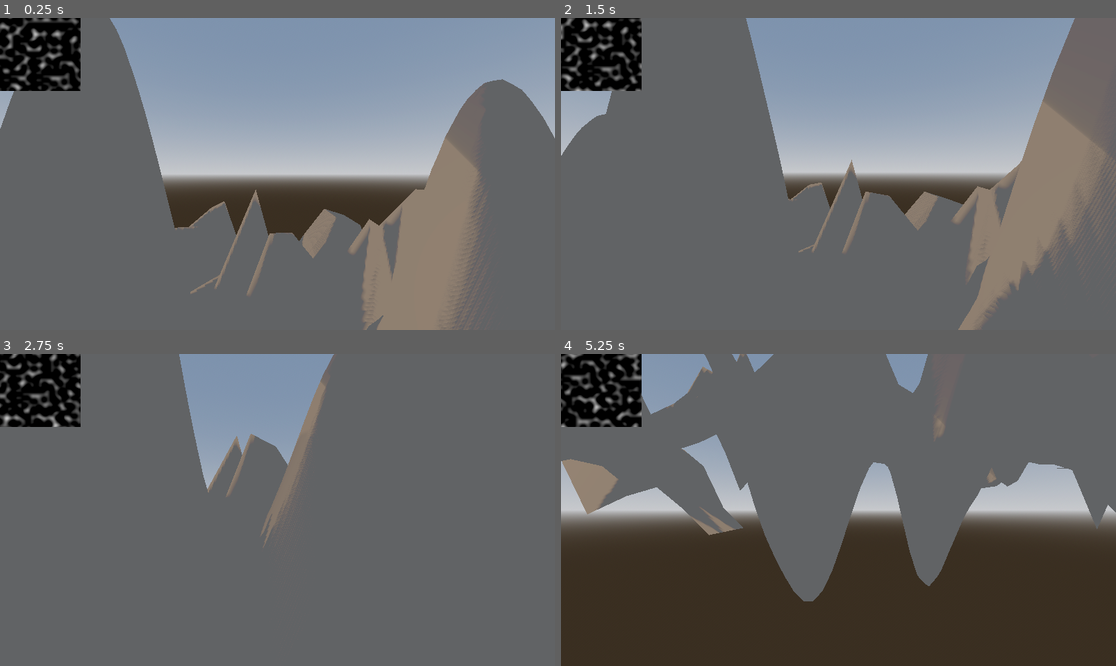
Above: before the commit, frames 1-4 (two rows, left to right).
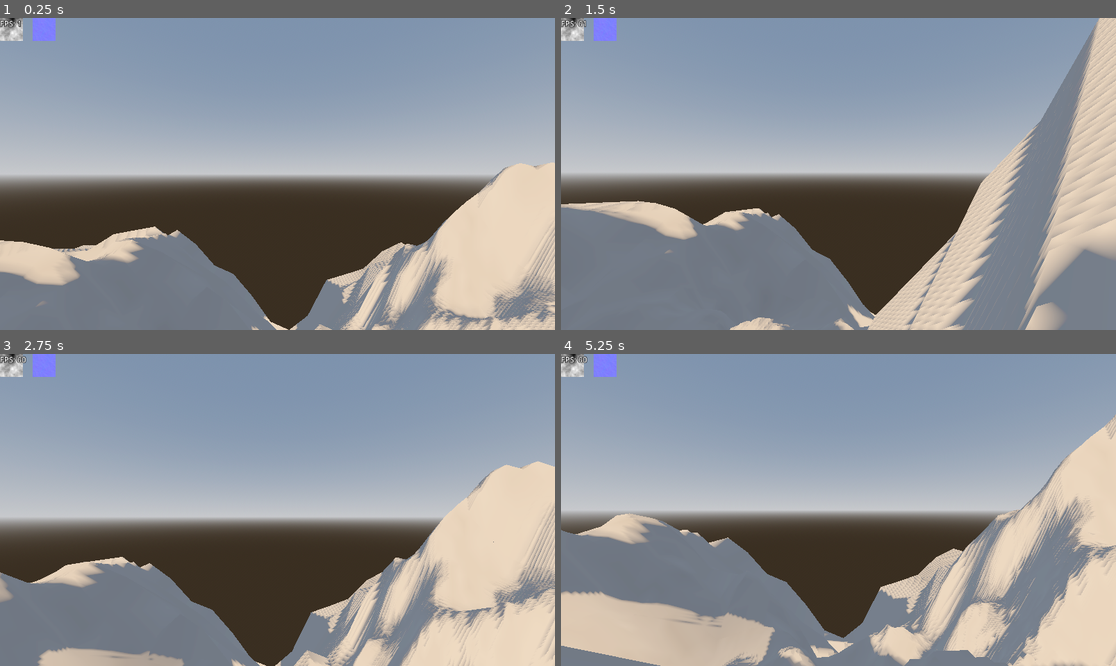
Above: after the commit, the same moments.

Repository: vilmt/Clipmap3D
Game: Godot game, scene res://levels/level.tscn
Two runs of this game, one before a commit and one after it. Both use one fixed random seed, a clock stepped at 60 frames per second and the inputs below.
Inputs (mouse positions are in pixels of both pictures, inside the frame that each line leads up to):
- Up to frame 1 (0.25 s): no input
- Up to frame 2 (1.5 s): tap Enter (ui_accept) at 0.5 s; move the mouse to (866, 174) at 0.52 s; hold W (up) from 0.53 s (still down); tap Space (jump) at 0.77 s; move the mouse to (810, 174) at 1.27 s
- Up to frame 3 (2.75 s): keep holding W (up); tap Space (jump) at 1.52 s; move the mouse to (288, 503) at 2.02 s
- Up to frame 4 (5.25 s): keep holding W (up); move the mouse to (832, 516) at 2.77 s; tap Space (jump) at 3.02, 3.77, 4.52 s; move the mouse to (877, 513) at 3.52 s; move the mouse to (794, 506) at 4.27 s; move the mouse to (844, 510) at 5.02 s

The runs differ from the first frame. In frame 1, 60% of the frame differs, in the area x 0-100%, y 0-100%; in frame 2, 71%; in frame 3, 92%; in frame 4, 86%.
Error before the commit: Invalid assignment of property or key 'noise' with value of type 'FastNoiseLite' on a base object of type 'Nil'. (res://scenes/terrain_processor/terrain_proces…

Commit message:
test stuff

Diff:
--- a/levels/level.tscn
+++ b/levels/level.tscn
@@ -2,7 +2,6 @@
 
 [ext_resource type="PackedScene" uid="uid://bd48x5jqyuju7" path="res://scenes/terrain.tscn" id="1_80vhd"]
 [ext_resource type="PackedScene" uid="uid://drr32a4jrntnf" path="res://scenes/player/player.tscn" id="2_hjsbj"]
-[ext_resource type="Material" uid="uid://cvfsibsoiya42" path="res://materials/slop.tres" id="3_cwqvt"]
 
 [sub_resource type="ProceduralSkyMaterial" id="ProceduralSkyMaterial_hjsbj"]
 sky_horizon_color = Color(0.66224277, 0.6717428, 0.6867428, 1)
@@ -19,10 +18,15 @@
 
 [sub_resource type="CameraAttributesPractical" id="CameraAttributesPractical_safpt"]
 
-[sub_resource type="FastNoiseLite" id="FastNoiseLite_hjsbj"]
-frequency = 0.0034
-fractal_lacunarity = 1.36
-fractal_gain = 0.6
+[sub_resource type="FastNoiseLite" id="FastNoiseLite_cwqvt"]
+noise_type = 3
+frequency = 0.001
+offset = Vector3(-31.91, 0, 0)
+fractal_lacunarity = 2.46
+domain_warp_type = 1
+domain_warp_amplitude = 26.885
+domain_warp_frequency = 0.045
+domain_warp_fractal_octaves = 1
 
 [sub_resource type="BoxMesh" id="BoxMesh_80vhd"]
 
@@ -48,18 +52,17 @@
 directional_shadow_blend_splits = true
 directional_shadow_max_distance = 500.0
 
-[node name="Terrain" parent="." unique_id=689841449 node_paths=PackedStringArray("player_character", "physics_bodies") instance=ExtResource("1_80vhd")]
-amplitude = 200.0
+[node name="Terrain" parent="." unique_id=689841449 node_paths=PackedStringArray("player_character") instance=ExtResource("1_80vhd")]
+noise = SubResource("FastNoiseLite_cwqvt")
+amplitude = 300.0
 max_lod = 5
-noise_model = SubResource("FastNoiseLite_hjsbj")
 player_character = NodePath("../Player")
-physics_bodies = [NodePath("../Ball")]
 
 [node name="MeshInstance3D" type="MeshInstance3D" parent="." unique_id=774567937]
 mesh = SubResource("BoxMesh_80vhd")
 
 [node name="Player" parent="." unique_id=917553470 instance=ExtResource("2_hjsbj")]
-transform = Transform3D(1, 0, 0, 0, 1, 0, 0, 0, 1, 5.1300507, 104.2209, -10.057459)
+transform = Transform3D(1, 0, 0, 0, 1, 0, 0, 0, 1, -3.9889727, 268.95096, 45.138725)
 
 [node name="Ball" type="RigidBody3D" parent="." unique_id=1835045290]
 transform = Transform3D(1, 0, 0, 0, 1, 0, 0, 0, 1, 61.45203, 102.935074, -13.445412)
@@ -69,8 +72,3 @@
 
 [node name="CollisionShape3D" type="CollisionShape3D" parent="Ball" unique_id=861289933]
 shape = SubResource("SphereShape3D_cwqvt")
-
-[node name="ColorRect" type="ColorRect" parent="." unique_id=826389111]
-material = ExtResource("3_cwqvt")
-offset_right = 167.0
-offset_bottom = 152.0
--- a/materials/slop.gdshader
+++ b/materials/slop.gdshader
@@ -1,7 +1,14 @@
 shader_type canvas_item;
-#include "noise_3d.gdshaderinc"
+#include "fast_noise_lite.gdshaderinc"
+
+uniform float f = 1.0;
 
 void fragment() {
-	float noise = perlin(0, vec3(UV * 10.0 + TIME, 0.0));
-	COLOR = vec4(vec3(noise), 1.0);
+
+	fnl_state noise = fnlCreateState(0);
+	noise.noise_type = FNL_NOISE_PERLIN;
+	//noise.frequency = f;
+
+	vec2 uv = UV * 1000.0;
+	COLOR = vec4(vec3(fnlGetNoise2D(noise, uv.x, uv.y)), 1.0);
 }
--- a/materials/slop.tres
+++ b/materials/slop.tres
@@ -4,3 +4,4 @@
 
 [resource]
 shader = ExtResource("1_w0wbc")
+shader_parameter/f = 0.035
--- a/project.godot
+++ b/project.godot
@@ -69,7 +69,7 @@
 
 height_map={
 "type": "sampler2D",
-"value": "res://test_heightmap.png"
+"value": ""
 }
 height_map_amplitude={
 "type": "float",
--- /dev/null
+++ b/scenes/color_rect.tscn
@@ -0,0 +1,9 @@
+[gd_scene format=3 uid="uid://juj7qjitxvqr"]
+
+[ext_resource type="Material" uid="uid://cvfsibsoiya42" path="res://materials/slop.tres" id="1_qbjnn"]
+
+[node name="ColorRect" type="ColorRect" unique_id=1784725548]
+texture_filter = 1
+material = ExtResource("1_qbjnn")
+offset_right = 637.0
+offset_bottom = 608.0
--- a/scenes/terrain_chunk/terrain.gdshader
+++ b/scenes/terrain_chunk/terrain.gdshader
@@ -26,14 +26,14 @@
 	vec2 subdivision_size = terrain_chunk_size / float(1 << terrain_max_lod);
 	vec2 texel_pos = world_position / subdivision_size;
 	vec2 uv = (texel_pos + 0.5) / vec2(textureSize(height_map, 0)); // sample texel centers
-	return texture(height_map, uv + 0.5).r * height_map_amplitude; // arbitrary centering offset
+	return textureLod(height_map, uv + 0.5, 0.0).r * height_map_amplitude; // arbitrary centering offset
 }
 
 vec3 normal(vec2 world_position) {
 	vec2 subdivision_size = terrain_chunk_size / float(1 << terrain_max_lod);
 	vec2 texel_pos = world_position / subdivision_size;
 	vec2 uv = (texel_pos + 0.5) / vec2(textureSize(height_map, 0)); // sample texel centers
-	return texture(normal_map, uv + 0.5).rgb * 2.0 - vec3(1.0);
+	return textureLod(normal_map, uv + 0.5, 0.0).rgb * 2.0 - vec3(1.0);
 }
 
 void vertex() {
--- a/scenes/terrain_processor/terrain_processor.gdshader
+++ b/scenes/terrain_processor/terrain_processor.gdshader
@@ -1,15 +1,11 @@
 shader_type canvas_item;
-#include "res://materials/noise_3d.gdshaderinc"
+//#include "res://materials/noise_3d2.gdshaderinc"
 
 uniform int mode: hint_enum("Height", "Normal", "Cycle") = 0;
 
-uniform float amplitude: hint_range(0, 1000) = 25;
+uniform float amplitude: hint_range(0, 1000) = 25.0;
 
-uniform vec2 offset = vec2(0.0);
-uniform vec2 frequency = vec2(1.0);
-
-//uniform sampler2D noise_texture: hint_default_white, filter_linear;
-//uniform float noise_lod = 0.0;
+uniform highp sampler2D noise_texture: hint_default_white, filter_linear;
 
 void fragment() {
 	int current_mode = mode;
@@ -17,34 +13,24 @@
 		current_mode = int(TIME) % 2;
 	}
 
-	vec3 p = vec3((UV + offset) * frequency, 0.0);
+	float height = texture(noise_texture, UV).r;
 
-	float height = perlin(0, p);
+	vec2 texel = 1.0 / vec2(textureSize(noise_texture, 0));
 
-	//float falloff = max(1.0 - length(UV - 0.5) * 2.0, 0.0);
-	//float noise = textureLod(noise_texture, UV, noise_lod).r;
-//
-	//vec2 texel = 1.0 / vec2(textureSize(noise_texture, 0));
-//
-	//float left = textureLod(noise_texture, UV - vec2(texel.x, 0.0), noise_lod).r;
-	//float right = textureLod(noise_texture, UV + vec2(texel.x, 0.0), noise_lod).r;
-	//float down = textureLod(noise_texture, UV - vec2(0.0, texel.y), noise_lod).r;
-	//float up = textureLod(noise_texture, UV + vec2(0.0, texel.y), noise_lod).r;
-//
-	//left *= amplitude;
-	//right *= amplitude;
-	//down *= amplitude;
-	//up *= amplitude;
-//
-	//vec3 normal = normalize(vec3(left - right, 1.0, down - up));
-	//normal = normal * 0.5 + 0.5;
+	float left = texture(noise_texture, UV - vec2(texel.x, 0.0)).r;
+	float right = texture(noise_texture, UV + vec2(texel.x, 0.0)).r;
+	float down = texture(noise_texture, UV - vec2(0.0, texel.y)).r;
+	float up = texture(noise_texture, UV + vec2(0.0, texel.y)).r;
+
+	vec3 normal = normalize(vec3(left - right, 1.0 / max(amplitude, 0.0001), down - up));
+	normal = normal * 0.5 + 0.5;
 
 	switch (current_mode) {
 		case 0:
 			COLOR = vec4(vec3(height), 1.0);
 			break;
 		case 1:
-			COLOR = vec4(vec3(0.0), 1.0);
+			COLOR = vec4(normal, 1.0);
 			break;
 	};
 }
--- a/scenes/terrain_processor/terrain_processor.tres
+++ b/scenes/terrain_processor/terrain_processor.tres
@@ -2,9 +2,21 @@
 
 [ext_resource type="Shader" uid="uid://boo7tkit1sptb" path="res://scenes/terrain_processor/terrain_processor.gdshader" id="1_nvr2n"]
 
+[sub_resource type="FastNoiseLite" id="FastNoiseLite_cwqvt"]
+noise_type = 3
+frequency = 0.001
+offset = Vector3(-31.91, 0, 0)
+fractal_lacunarity = 2.46
+domain_warp_type = 1
+domain_warp_amplitude = 26.885
+domain_warp_frequency = 0.045
+domain_warp_fractal_octaves = 1
+
+[sub_resource type="NoiseTexture2D" id="NoiseTexture2D_nvr2n"]
+noise = SubResource("FastNoiseLite_cwqvt")
+
 [resource]
 shader = ExtResource("1_nvr2n")
-shader_parameter/mode = 0
-shader_parameter/amplitude = 172.8030082081425
-shader_parameter/offset = Vector2(1.32, 0.375)
-shader_parameter/frequency = Vector2(10.69, 9.88)
+shader_parameter/mode = 1
+shader_parameter/amplitude = 490.194023284215
+shader_parameter/noise_texture = SubResource("NoiseTexture2D_nvr2n")
--- a/scripts/terrain.gd
+++ b/scripts/terrain.gd
@@ -8,14 +8,14 @@
 @export_tool_button("Generate", "GridMap") var generate_button = generate_terrain
 @export_tool_button("Clear", "GridMap") var clear_button = clear_chunks
 
+@export var noise: FastNoiseLite
+
 @export var amplitude: float = 50.0
 @export var render_distance: int = 10
 @export var chunk_size := Vector2(32.0, 32.0)
 @export_range(0, 10) var max_lod: int = 4
 @export var lod_ring_thickness: int = 1
 @export var lod_zero_radius: int = 1
-
-@export var noise_model: FastNoiseLite
 
 @export var player_character: Node3D
 @export var physics_bodies: Array[PhysicsBody3D] = []
@@ -29,12 +29,15 @@
 @onready var height_map_sprite: Sprite2D = $HeightMapSprite
 @onready var normal_map_sprite: Sprite2D = $NormalMapSprite
 
-@onready var terrain_processor: TerrainProcessor = $TerrainProcessor
+#@onready var terrain_processor: TerrainProcessor = $TerrainProcessor
+
+var _height_texture: NoiseTexture2D
+var _normal_texture: NoiseTexture2D
 
 var _height_image: Image
-var _height_texture: ImageTexture
+#var _height_texture: ImageTexture
 var _normal_image: Image
-var _normal_texture: ImageTexture
+#var _normal_texture: ImageTexture
 
 func _ready():
 	if Engine.is_editor_hint():
@@ -59,7 +62,7 @@
 	#RenderingServer.global_shader_parameter_set("player_position", player_position)
 
 func generate_terrain():
-	if not noise_model:
+	if not noise:
 		return
 	await generate_maps()
 	await generate_chunks()
@@ -75,17 +78,21 @@
 		chunk.queue_free()
 
 func generate_maps():
-	terrain_processor.set_noise_model(noise_model)
-	terrain_processor.set_amplitude(amplitude)
+	#terrain_processor.set_noise_model(noise_model)
+	#terrain_processor.set_amplitude(amplitude)
+	_height_texture = NoiseTexture2D.new()
+	_normal_texture = NoiseTexture2D.new()
+	_height_texture.noise = noise
+	_normal_texture.noise = noise
+	_normal_texture.as_normal_map = true
 
-	_height_image = await terrain_processor.get_image(0)
-	_normal_image = await terrain_processor.get_image(1)
+	await _height_texture.changed
 
-	_height_image.generate_mipmaps(true)
-	_normal_image.generate_mipmaps(true)
+	_height_image = _height_texture.get_image()
+	_normal_image = _normal_texture.get_image()
 
-	_height_texture = ImageTexture.create_from_image(_height_image)
-	_normal_texture = ImageTexture.create_from_image(_normal_image)
+	#_height_image.generate_mipmaps(true)
+	#_normal_image.generate_mipmaps(true)
 
 	height_map_sprite.texture = _height_texture
 	height_map_sprite.scale = Vector2(48, 48) / _height_texture.get_size()
Binary file added: heightmap.png
Not shown, added: heightmap.png.import
Not shown, added: materials/fast_noise_lite.gdshaderinc
Not shown, added: materials/fast_noise_lite.gdshaderinc.uid
Not shown, changed: materials/noise_3d.gdshaderinc
Not shown, added: materials/noise_3d2.gdshaderinc
Not shown, added: materials/noise_3d2.gdshaderinc.uid
Binary file added: normalmap.png
Not shown, added: normalmap.png.import
